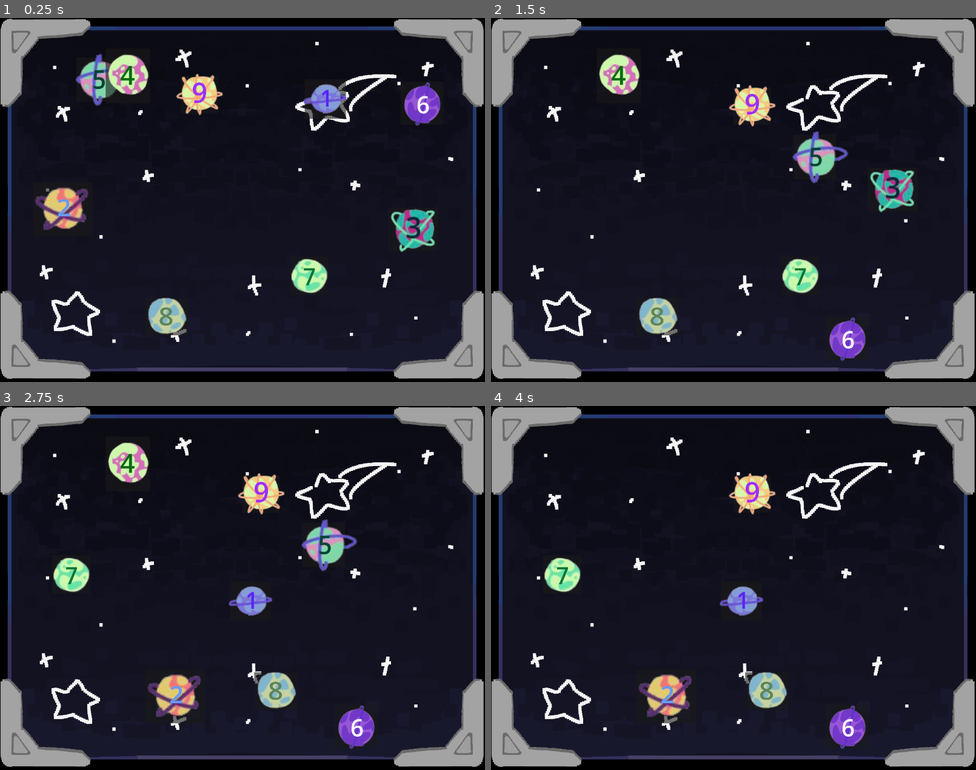
Above: before the commit, frames 1-4 (two rows, left to right).
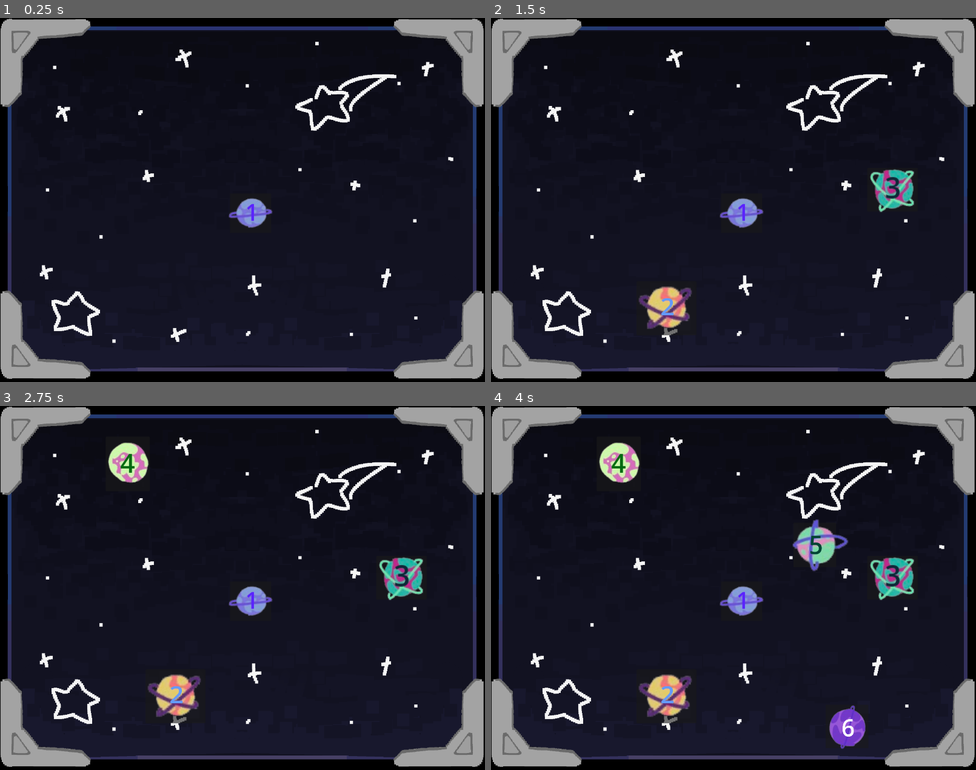
Above: after the commit, the same moments.

Repository: GavinWu42711/liftoff-game
Game: Godot game, scene res://Scenes/MotorTraining.tscn
The game is run twice, just before and just after one commit, with the same random seed, the same clock (stepped at 60 frames per second) and the same inputs. The project has no main scene, so this scene is started directly.
Inputs (mouse positions are in pixels of both pictures, inside the frame that each line leads up to):
- Up to frame 1 (0.25 s): no input
- Up to frame 2 (1.5 s): click "1" at 0.5 s; click "2" at 1.25 s
- Up to frame 3 (2.75 s): click (402, 577) at 2 s
- Up to frame 4 (4 s): click "4" at 2.75 s; click "5" at 3.5 s

The runs differ from the first frame. In frame 1, 6.6% of the frame differs, in the area x 7-91%, y 9-88%; in frame 2, 4.9%; in frame 3, 4.1%; in frame 4, 4.3%.

Commit message:
pls add confetti bro
pls add ending for line 52

Diff:
--- a/Scenes/MotorTraining.tscn
+++ b/Scenes/MotorTraining.tscn
@@ -18,6 +18,7 @@
 metadata/_edit_horizontal_guides_ = [217.0]
 
 [node name="Button1" type="Button" parent="." unique_id=926703039]
+visible = false
 z_index = 1
 offset_left = 191.0
 offset_top = -244.99994
@@ -45,6 +46,7 @@
 metadata/_edit_lock_ = true
 
 [node name="Button2" type="Button" parent="." unique_id=1368337221]
+visible = false
 offset_left = -525.99976
 offset_top = 26.0
 offset_right = -374.99976
@@ -72,6 +74,7 @@
 metadata/_edit_lock_ = true
 
 [node name="Button3" type="Button" parent="." unique_id=714178957]
+visible = false
 offset_left = 411.0
 offset_top = 208.13708
 offset_right = 583.0
@@ -96,6 +99,7 @@
 metadata/_edit_lock_ = true
 
 [node name="Button4" type="Button" parent="." unique_id=2049980009]
+visible = false
 z_index = 1
 z_as_relative = false
 offset_left = -77.0
@@ -125,6 +129,7 @@
 metadata/_edit_lock_ = true
 
 [node name="Button5" type="Button" parent="." unique_id=1954482212]
+visible = false
 offset_left = -411.0
 offset_top = -303.0
 offset_right = -199.0
@@ -151,6 +156,7 @@
 metadata/_edit_lock_ = true
 
 [node name="Button6" type="Button" parent="." unique_id=1964515022]
+visible = false
 offset_left = 444.00003
 offset_top = -238.99998
 offset_right = 825.0
@@ -176,6 +182,7 @@
 metadata/_edit_lock_ = true
 
 [node name="Button7" type="Button" parent="." unique_id=638446278]
+visible = false
 offset_left = 153.0
 offset_top = 221.99994
 offset_right = 382.0
@@ -201,6 +208,7 @@
 metadata/_edit_lock_ = true
 
 [node name="Button8" type="Button" parent="." unique_id=607964669]
+visible = false
 offset_left = -231.00002
 offset_top = 331.0
 offset_right = 73.999985
@@ -226,6 +234,7 @@
 metadata/_edit_lock_ = true
 
 [node name="Button9" type="Button" parent="." unique_id=152396422]
+visible = false
 offset_left = -136.0
 offset_top = -253.99994
 offset_right = 81.0
--- a/Scripts/ButtonClass.gd
+++ b/Scripts/ButtonClass.gd
@@ -3,7 +3,7 @@
 static var button_list:Array[Button]
 static var button_count:int = 0
 var button_num:int
-var clicked = 0
+
 # Called when the node enters the scene tree for the first time.
 func _ready() -> void:
 	button_num = button_count
@@ -16,7 +16,11 @@
 
 func _pressed() -> void:
 	self.visible = false
-	if self.button_num == clicked:
-		clicked+=1
+	print(self.button_num)
+	if self.button_num == Global.clicked:
+		Global.clicked+=1
+		print(Global.clicked)
+		if Global.stage == Global.clicked:
+			Global.stage_complete = true
 	else:
 		print("youre a chud")
--- a/global.gd
+++ b/global.gd
@@ -2,6 +2,9 @@
 
 var button_list:Array[Button]
 var index = 0
+var stage_complete = false
+var stage = 1
+var clicked = 0
 # Called when the node enters the scene tree for the first time.
 func _ready() -> void:
 	pass # Replace with function body.
--- a/motor_training.gd
+++ b/motor_training.gd
@@ -20,8 +20,6 @@
 @onready var marker_2d_9: Marker2D = $Marker2D9
 @onready var marker_2d_6: Marker2D = $Marker2D6
 
-var stage_complete = false
-var stage_counter:int = 0
 var marker_list:Array[Marker2D]
 var button_list:Array[Button]
 
@@ -33,25 +31,26 @@
 	button_list = [button_1, button_2, button_3, button_4, button_5, button_6, button_7, button_8, button_9] as Array[Button]
 	marker_list = [marker_2d, marker_2d_2, marker_2d_3, marker_2d_4, marker_2d_5, marker_2d_6, marker_2d_7, marker_2d_8, marker_2d_9] as Array[Marker2D]
 	#spawning in the buttons for the game using for loop
-	Global.button_list.shuffle()
+	button_list.shuffle()
 	for i in range(ButtonClass.button_count):
-		Global.button_list[i].global_position = marker_list[i].global_position
+		button_list[i].global_position = marker_list[i].global_position
 		print("moved")
-		Global.button_list[i].visible = true
 		#calling in each button path then incrementing to toggle visiblity
-		await get_tree().create_timer(0.3).timeout
+		#await get_tree().create_timer(0.3).timeout
 
 # Called every frame. 'delta' is the elapsed time since the previous frame.
 func _process(delta: float) -> void:
 	#checks if the stage is completed then increments how many buttons should be visible
 	#then we toggle visibility on the buttons that should be visible from the counter
-	if stage_complete == true:
-		stage_complete = false
-		stage_counter += 1
-	for i in range(stage_counter):
-		if i in range(i < 9):
-			toggle_visiblity(i)
-	pass
+	if Global.stage_complete == true:
+		Global.stage_complete = false
+		Global.stage += 1
+	if Global.stage < 10:
+		for i in range(Global.stage):
+			Global.button_list[i].visible = true
+	else:
+		#enter next scene here
+		pass
 
 #toggle visiblity function
 func toggle_visiblity(index:int) -> void:
